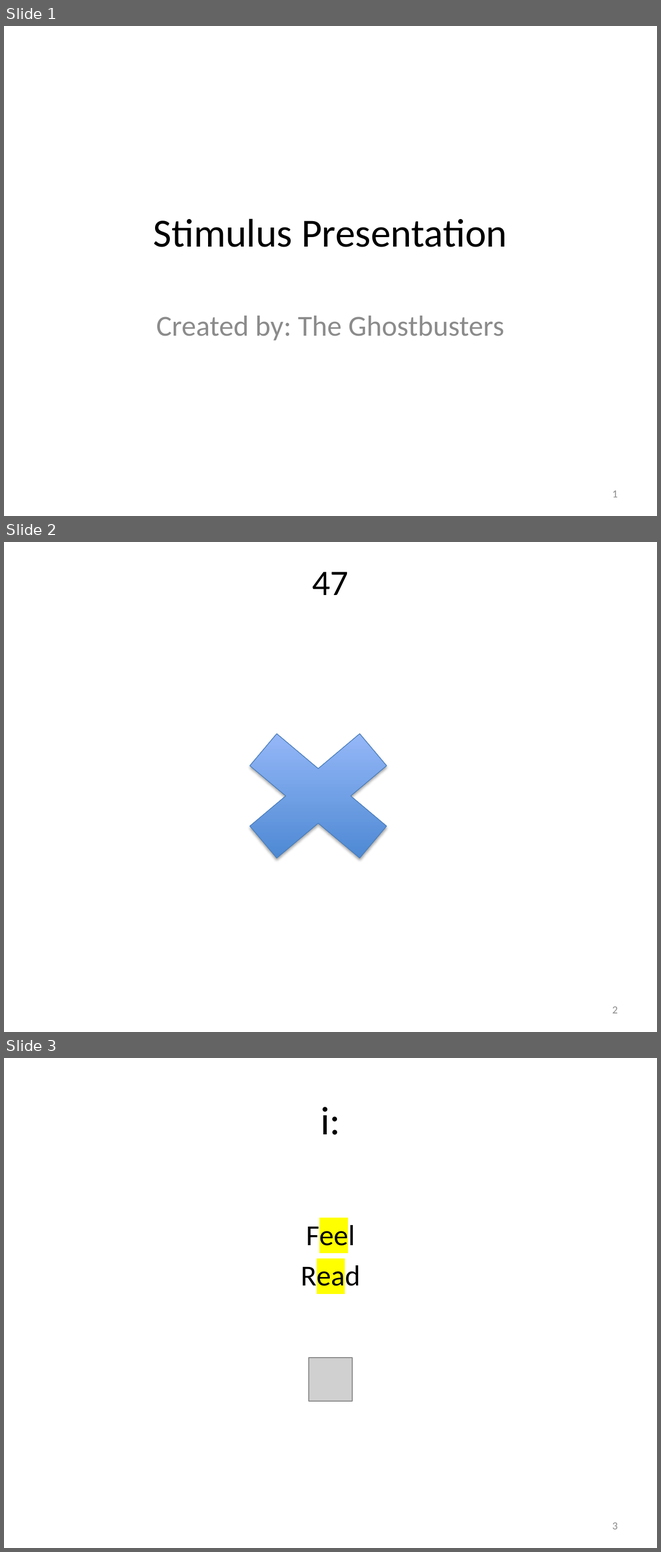
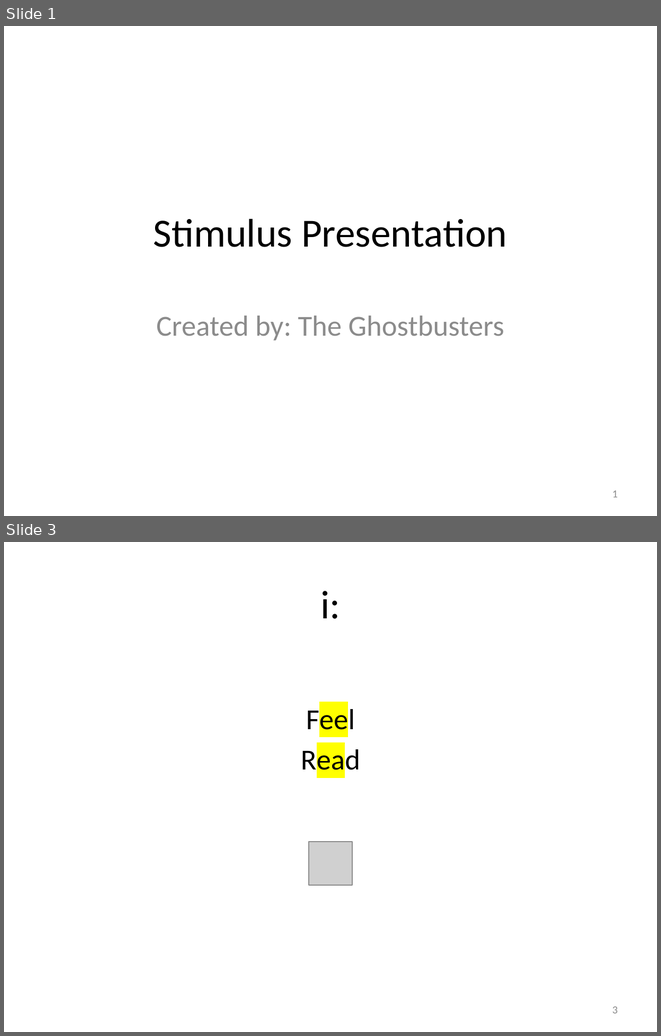
Before and after one commit to Jason-DM/GhostTalker, a slide deck: StimPres/stimulus.pptx. Shown one above the other, each under a label of ours: slides 1, 2 and 3 before the commit, slides 1 and 3 after it; the slides between them are not shown. The pictures are 661x1552 and 661x1036 pixels, drawn with LibreOffice and Linux fonts; fonts in the diff are those of the drawing; grey boxes stand for pictures. Boxes give left, top, right and bottom in pixels: in the first picture for what was removed or moved away, otherwise in the second. Text is boxed around its words. In the diff, an @@ line names an element or a change of style, - is before the commit and + after.

```diff
--- a/StimPres/stimulus.pptx
+++ b/StimPres/stimulus.pptx
@@ slide 2 removed at (4, 542, 657, 1032), background #FFFFFF @@
@@ title removed at (312, 572, 349, 595) @@
-47
@@ cross removed at (212, 707, 424, 885) @@
@@ page number removed at (612, 1006, 618, 1013) @@
-2
```
Also in this commit, not shown: 1 slide added.
